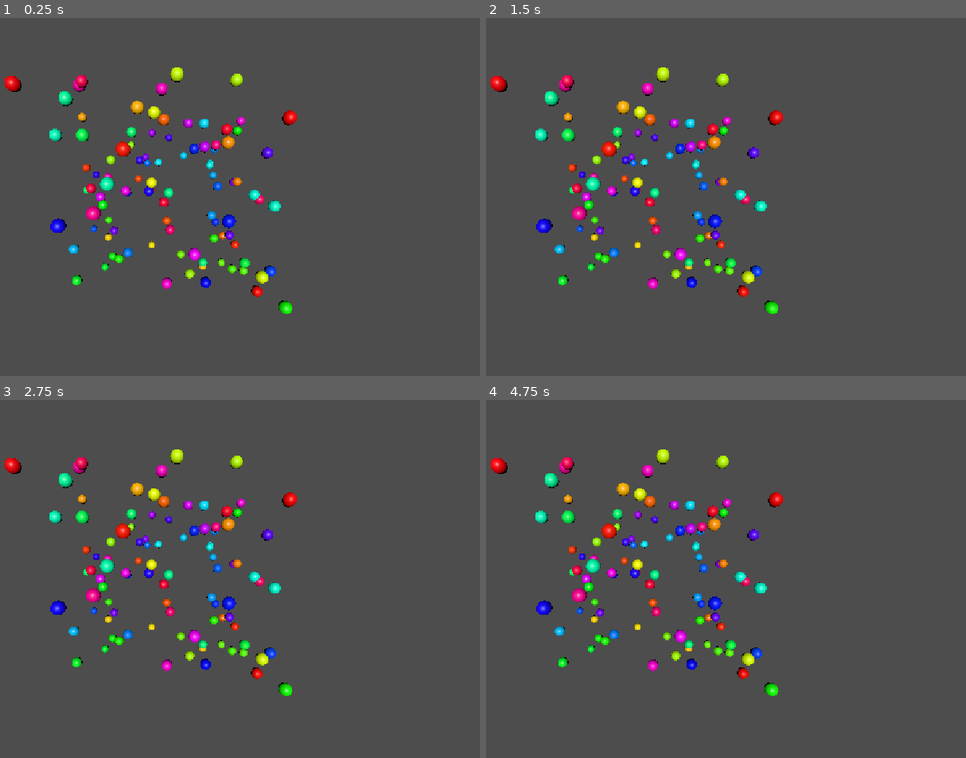
Above: before the commit, frames 1-4 (two rows, left to right).
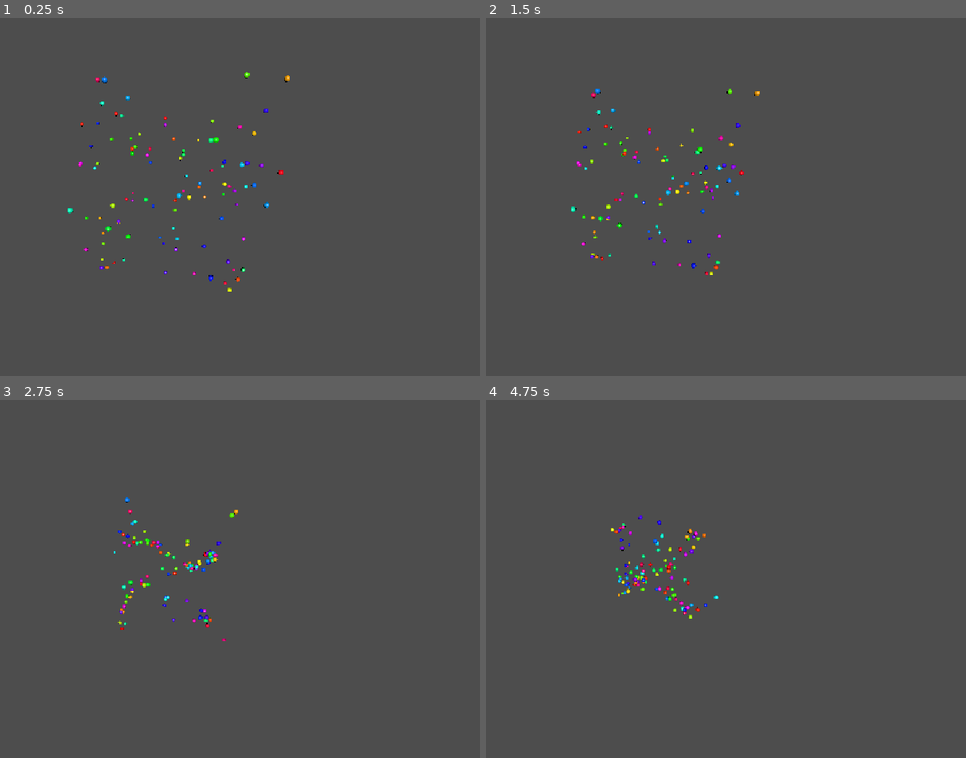
Above: after the commit, the same moments.

Repository: rodneydup/IMGD_physics-and-movement
Game: Godot game, scene res://free-floating.tscn
Same seed, same stepped clock (60 frames per second), same inputs: the game is played once before the commit and once after it. Before the commit the project starts from res://node_3d.tscn.
Inputs:
- Up to frame 1 (0.25 s): no input
- Up to frame 2 (1.5 s): no input
- Up to frame 3 (2.75 s): no input
- Up to frame 4 (4.75 s): no input

The runs differ from the first frame. In frame 1, 5.1% of the frame differs, in the area x 0-62%, y 13-83%; in frame 2, 5.1%; in frame 3, 5.0%; in frame 4, 5.0%.
Error before the commit: Invalid call. Nonexistent function 'normalize' in base 'Vector3'. (res://node_3d.gd:20)

Commit message:
completed forward euler physics sim and added orbit scene

Diff:
--- /dev/null
+++ b/manual-physics/free-floating.gd
@@ -0,0 +1,46 @@
+extends Node3D
+
+
+var spheres = [0] # array that will hold our spheres
+var num = 100 # Number of spheres
+var g = 0.01 # gravity
+
+# This is called when the program loads
+func _ready():
+	# All we are doing here is adding "num" amount of spheres to our array.
+	# "Sphere" is a custom class I made. You can look at it by ctrl+clicking on "Sphere".
+	spheres.resize(num)
+	for i in num:
+		spheres[i] = Sphere.new(0.2, Vector3(r(-1,1),r(-1,1),r(-1,1)), Color.from_hsv(float(i)/num,1.0,1.0), 0.02)
+	for i in spheres:
+		add_child(i)
+
+# this is called every frame
+func _process(delta):
+	# We set up a nested for loop to compare every pair of spheres
+	for i in range(0, num):
+		for j in range(i+1,num):
+			# r is the vector between the spheres
+			var r = spheres[i].position - spheres[j].position
+			# rcubed is the magnitude of the vector cubed
+			var rcubed = pow(sqrt(r.dot(r)),3)
+			# a constraint to avoid spheres flying apart
+			if rcubed < 0.01:
+				continue # "continue" means skip the rest of this iteration of the loop
+			# https://en.wikipedia.org/wiki/Newton%27s_law_of_universal_gravitation#Vector_form
+			var f = (g * spheres[i].mass * spheres[j].mass / rcubed) * r
+			# add the acceleration to each particle (inverted direction for the first particle)
+			spheres[i].acceleration -= f
+			spheres[j].acceleration += f
+
+	# integration using a "backward Euler method"
+	for i in spheres:
+		i.velocity += i.acceleration / i.mass * delta
+		i.position += i.velocity * delta
+		# clear the acceleration after integration - we don't want to carry this forward!
+		i.acceleration = Vector3(0,0,0)
+
+
+# just making a custom function to call random range with shorter syntax
+func r(min, max):
+	return randf_range(min, max)
--- a/manual-physics/node_3d.tscn
+++ b/manual-physics/free-floating.tscn
@@ -1,9 +1,9 @@
 [gd_scene format=3 uid="uid://c080a7ra5bbsq"]
 
-[ext_resource type="Script" uid="uid://c5xpsv52nmqm3" path="res://node_3d.gd" id="1_a202f"]
+[ext_resource type="Script" uid="uid://c5xpsv52nmqm3" path="res://free-floating.gd" id="1_t0anb"]
 
-[node name="Node3D" type="Node3D" unique_id=595936818]
-script = ExtResource("1_a202f")
+[node name="Free floating" type="Node3D" unique_id=595936818]
+script = ExtResource("1_t0anb")
 
 [node name="Camera3D" type="Camera3D" parent="." unique_id=569146122]
 transform = Transform3D(1, 0, 0, 0, 1, 0, 0, 0, 1, 0, 0, 2.69)
--- a/manual-physics/node_3d.gd
+++ /dev/null
@@ -1,26 +0,0 @@
-extends Node3D
-
-var spheres = [0]
-var num = 100
-var gravity = 10
-
-func _ready():
-	#add_child(Sphere.new())
-	spheres.resize(num)
-	for i in num:
-		spheres[i] = Sphere.new(1, Vector3(r(-1,1),r(-1,1),r(-1,1)), Color.from_hsv(float(i)/num,1.0,1.0), 0.05)
-		print(spheres[i].material_override.albedo_color)
-	for i in spheres:
-		add_child(i)
-
-func _process(delta):
-	for i in range(0, num):
-		for j in range(i+1,num):
-			var r = spheres[i].position - spheres[j].position
-			var rhat = r.normalize()
-			var distsqr = r.dot(r)
-
-
-
-func r(min, max):
-	return randf_range(min, max)
--- /dev/null
+++ b/manual-physics/orbit.gd
@@ -0,0 +1,52 @@
+extends Node3D
+
+
+var spheres = [0] # array that will hold our spheres
+var num = 100 # Number of spheres
+var g = 0.01 # gravity
+
+# This is called when the program loads
+func _ready():
+	# All we are doing here is adding "num" amount of spheres to our array.
+	# "Sphere" is a custom class I made. You can look at it by ctrl+clicking on "Sphere".
+	spheres.resize(num)
+	# Set up the "Sun" separately
+	spheres[0] = Sphere.new(100, Vector3(0,0,0), Color.from_hsv(0.2,1.0,1.0), 0.3)
+	for i in range(1,num):
+		var initial_pos = Vector3(r(-2,2), 0, r(-2,2))*2
+		spheres[i] = Sphere.new(0.2, initial_pos, Color.from_hsv(float(i)/num,1.0,1.0), 0.02)
+		# Set initial velocity perpendicular to the sun on the X/Z Plane (reference: https://en.wikipedia.org/wiki/Orbital_speed)
+		spheres[i].velocity = sqrt(g * spheres[0].mass / sqrt(initial_pos.dot(initial_pos))) * initial_pos.cross(Vector3(0,1,0)).normalized()
+	for i in spheres:
+		add_child(i)
+
+# this is called every frame
+func _process(delta):
+	# We set up a nested for loop to compare every pair of spheres
+	for i in range(0, num):
+		for j in range(i+1,num):
+			# r is the vector between the spheres
+			var r = spheres[i].position - spheres[j].position
+			# rcubed is the magnitude of the vector cubed
+			var rcubed = pow(sqrt(r.dot(r)),3)
+			# a constraint to avoid spheres flying apart
+			if rcubed < 0.01:
+				continue # "continue" means skip the rest of this iteration of the loop
+			# https://en.wikipedia.org/wiki/Newton%27s_law_of_universal_gravitation#Vector_form
+			var f = (g * spheres[i].mass * spheres[j].mass / rcubed) * r
+			# add the acceleration to each particle (inverted direction for the first particle)
+			if i > 0: # keep the sun immobile
+				spheres[i].acceleration -= f
+			spheres[j].acceleration += f
+
+	# integration using a "backward Euler method"
+	for i in spheres:
+		i.velocity += i.acceleration / i.mass * delta
+		i.position += i.velocity * delta
+		# clear the acceleration after integration - we don't want to carry this forward!
+		i.acceleration = Vector3(0,0,0)
+
+
+# just making a custom function to call random range with shorter syntax
+func r(min, max):
+	return randf_range(min, max)
--- /dev/null
+++ b/manual-physics/orbit.tscn
@@ -0,0 +1,29 @@
+[gd_scene format=3 uid="uid://duha3y8c8m7e2"]
+
+[ext_resource type="Script" uid="uid://ge0akwgq3q44" path="res://orbit.gd" id="1_bxqu7"]
+
+[sub_resource type="Environment" id="Environment_v4a7q"]
+background_energy_multiplier = 0.0
+ambient_light_source = 2
+ambient_light_color = Color(1, 0, 0.8833332, 1)
+ambient_light_energy = 1.4
+fog_mode = 1
+fog_light_color = Color(0.1445, 0.154275, 0.17, 1)
+fog_light_energy = 0.95
+fog_density = 1.0
+fog_depth_begin = 0.0
+fog_depth_end = 543.2
+
+[node name="orbit" type="Node3D" unique_id=595936818]
+script = ExtResource("1_bxqu7")
+
+[node name="Camera3D" type="Camera3D" parent="." unique_id=569146122]
+transform = Transform3D(1, 0, 0, 0, 0.8457596, 0.53356427, 0, -0.53356427, 0.8457596, 0, 2.9670837, 5.193868)
+fov = 70.4
+size = 0.001
+
+[node name="DirectionalLight3D" type="DirectionalLight3D" parent="." unique_id=1862364738]
+transform = Transform3D(1, 0, 0, 0, 1, 0, 0, 0, 1, -22.307257, 22.942696, -15.583141)
+
+[node name="WorldEnvironment" type="WorldEnvironment" parent="." unique_id=64597523]
+environment = SubResource("Environment_v4a7q")
--- a/manual-physics/sphere.gd
+++ b/manual-physics/sphere.gd
@@ -1,7 +1,8 @@
 class_name Sphere extends MeshInstance3D
 
 var mass = 1
-var vel = Vector3(0,0,0)
+var velocity = Vector3(0,0,0)
+var acceleration = Vector3(0,0,0)
 
 func _init(_mass = 1, _position = Vector3(0,0,0), _color:Color = Color("white"), _size = 1):
 	mesh = SphereMesh.new()
Renamed: manual-physics/node_3d.gd.uid -> manual-physics/free-floating.gd.uid
Not shown, added: manual-physics/orbit.gd.uid
